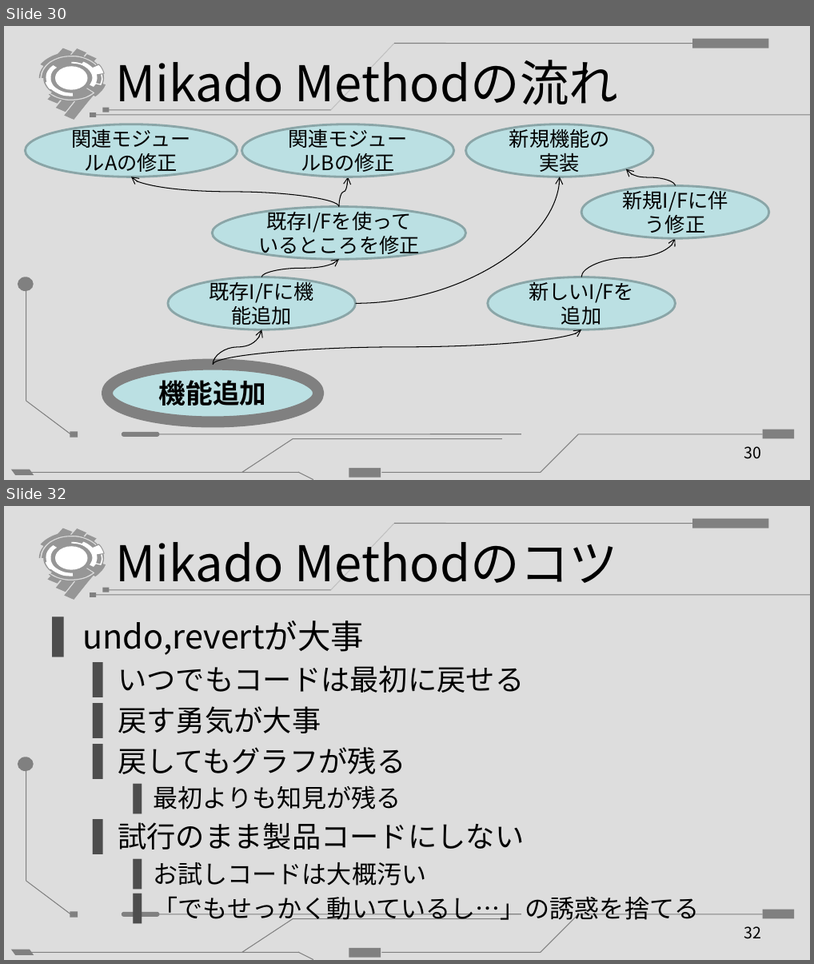
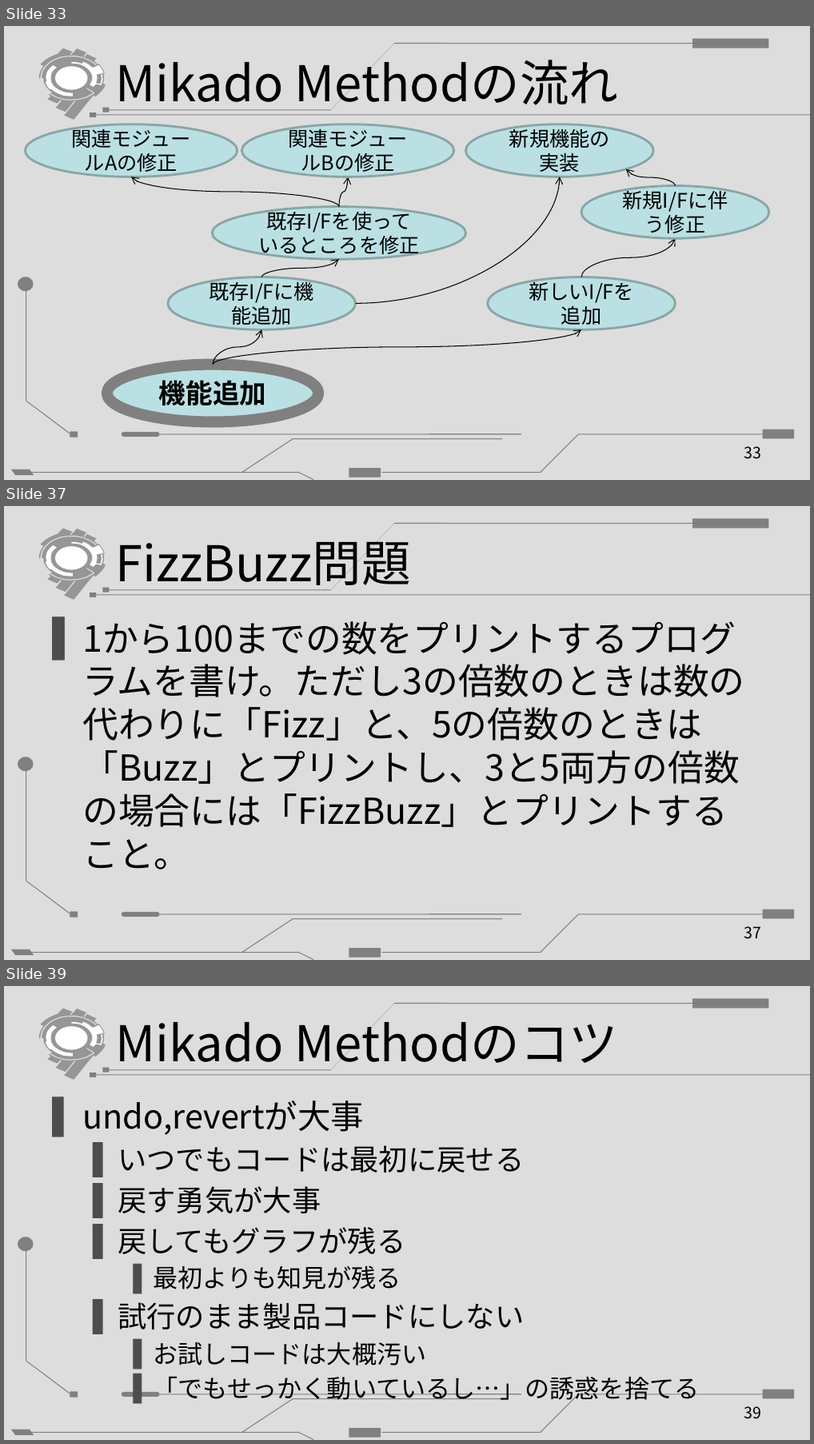
Before and after one commit to oreshio/presentation, a slide deck: 20150427_tefdo_MikadoMethod/201504xx_MikadoMethod.pptx. Shown one above the other, each under a label of ours: slides 30 and 32 before the commit, slides 33, 37 and 39 after it; the slides between them are not shown. The pictures are 814x964 and 814x1444 pixels, drawn with LibreOffice and Linux fonts; fonts in the diff are those of the drawing. Boxes give left, top, right and bottom in pixels: in the first picture for what was removed or moved away, otherwise in the second. Text is boxed around its words. In the diff, an @@ line names an element or a change of style, - is before the commit and + after.

```diff
--- a/20150427_tefdo_MikadoMethod/201504xx_MikadoMethod.pptx
+++ b/20150427_tefdo_MikadoMethod/201504xx_MikadoMethod.pptx
@@ slide 37 added at <box>4,506,810,960</box>, background #FFFFFF; not listed: 25 template elements that a slide beside it also shows @@
@@ title added at <box>115,541,410,590</box>, 44 pt, text #000000 @@
+FizzBuzz問題
@@ text added at <box>82,664,745,869</box>, 32 pt, text #000000 @@
+▌ 1から100までの数をプリントするプログラムを書け。ただし3の倍数のときは数の代わりに「Fizz」と、5の倍数のときは「Buzz」とプリントし、3と5両方の倍数の場合には「FizzBuzz」とプリントすること。
@@ page number added at <box>745,926,762,939</box>, 14 pt, text #000000 @@
+37
@@ what was slide 30 is now slide 33 @@
@@ page number at <box>745,446,762,459</box>: text changed @@
-30
+33
@@ what was slide 32 is now slide 39 @@
@@ page number at <box>745,1406,762,1419</box>: text changed @@
-32
+39
```
Also in this commit, not shown: 10 slides changed, 6 other slides added.
